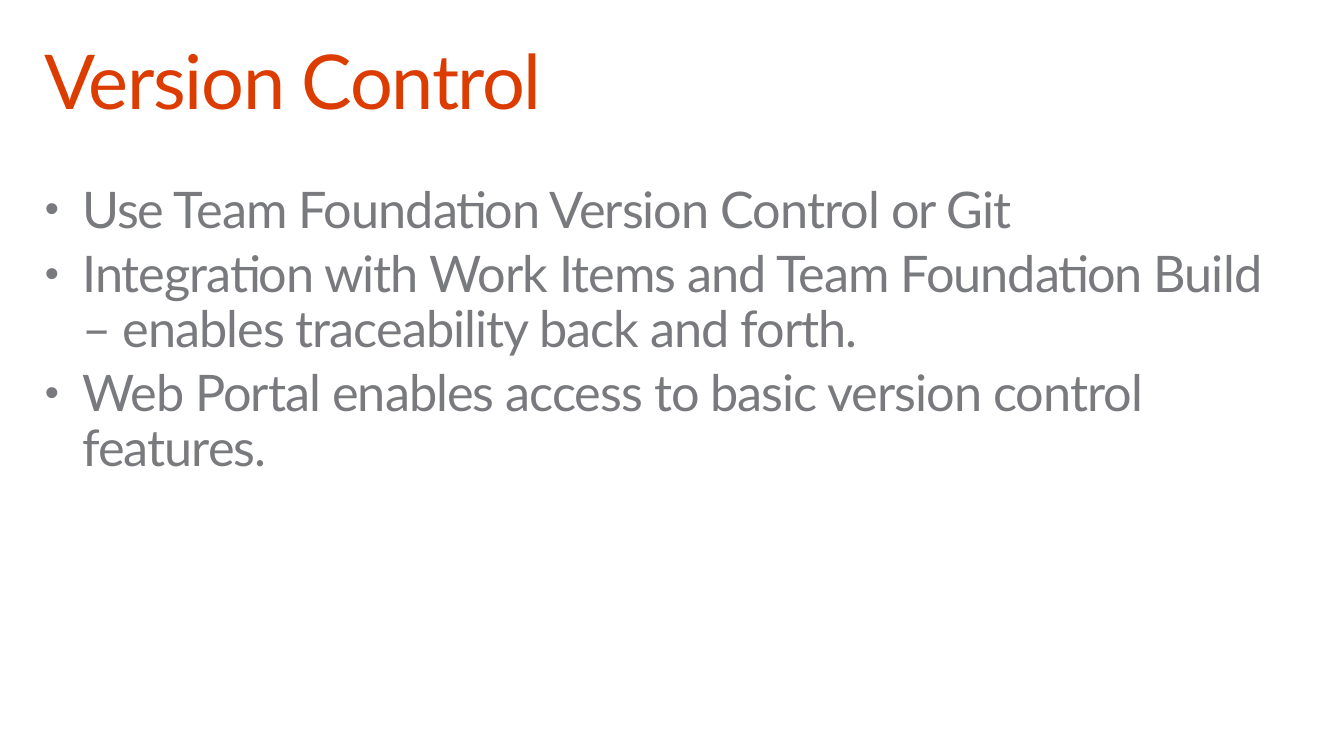
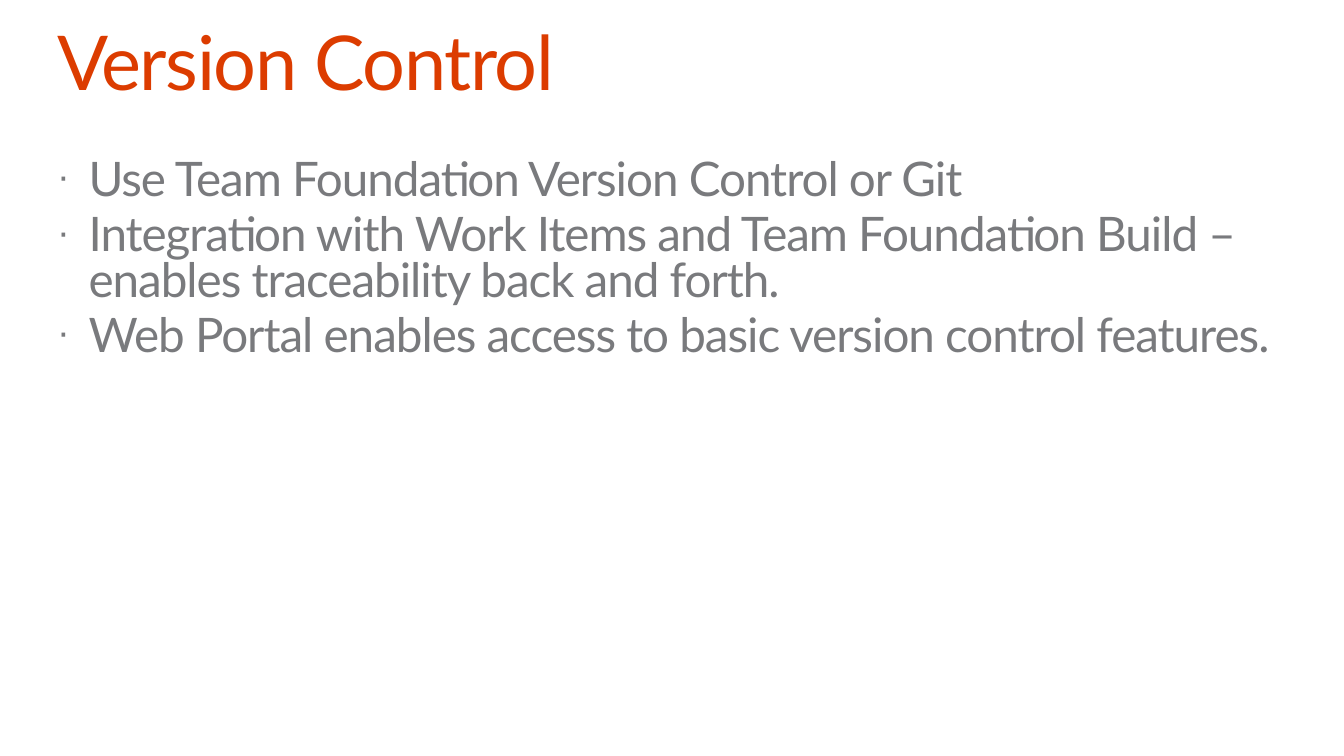
Before and after one commit to OfficeDev/TrainingContent, a slide deck: slide 10 of O3652-8 App Lifecycle Management/O3652-8 App Lifecycle Management.pptx. Drawn at 1344x756 pixels with LibreOffice and Linux fonts; fonts in the diff are those of the drawing; background and template pictures are left out. Boxes give left, top, right and bottom in pixels: in the first picture for what was removed or moved away, otherwise in the second. Text is boxed around its words. In the diff, an @@ line names an element or a change of style, - is before the commit and + after.

```diff
--- a/O3652-8 App Lifecycle Management/O3652-8 App Lifecycle Management.pptx
+++ b/O3652-8 App Lifecycle Management/O3652-8 App Lifecycle Management.pptx
@@ title "Version Control": place and size @@
-title "Version Control" at box(45, 53, 542, 110)
+title "Version Control" at box(57, 34, 554, 91)
@@ title "Version Control" at box(57, 34, 554, 91): vertical alignment bottom to top @@
@@ text "Use Team Foundation Version Control ...": place and size @@
-text "Use Team Foundation Version Control ..." at box(82, 191, 1262, 467)
+text "Use Team Foundation Version Control ..." at box(89, 161, 1269, 353)
@@ text "Use Team Foundation Version Control ..." at box(89, 161, 1269, 353): size 36 to 34 pt; bullet • to ·; line spacing 0.9 to 0.8 @@
```
Also in this commit, not shown: 10 other slides changed, 2 slides added, 2 slides removed.
